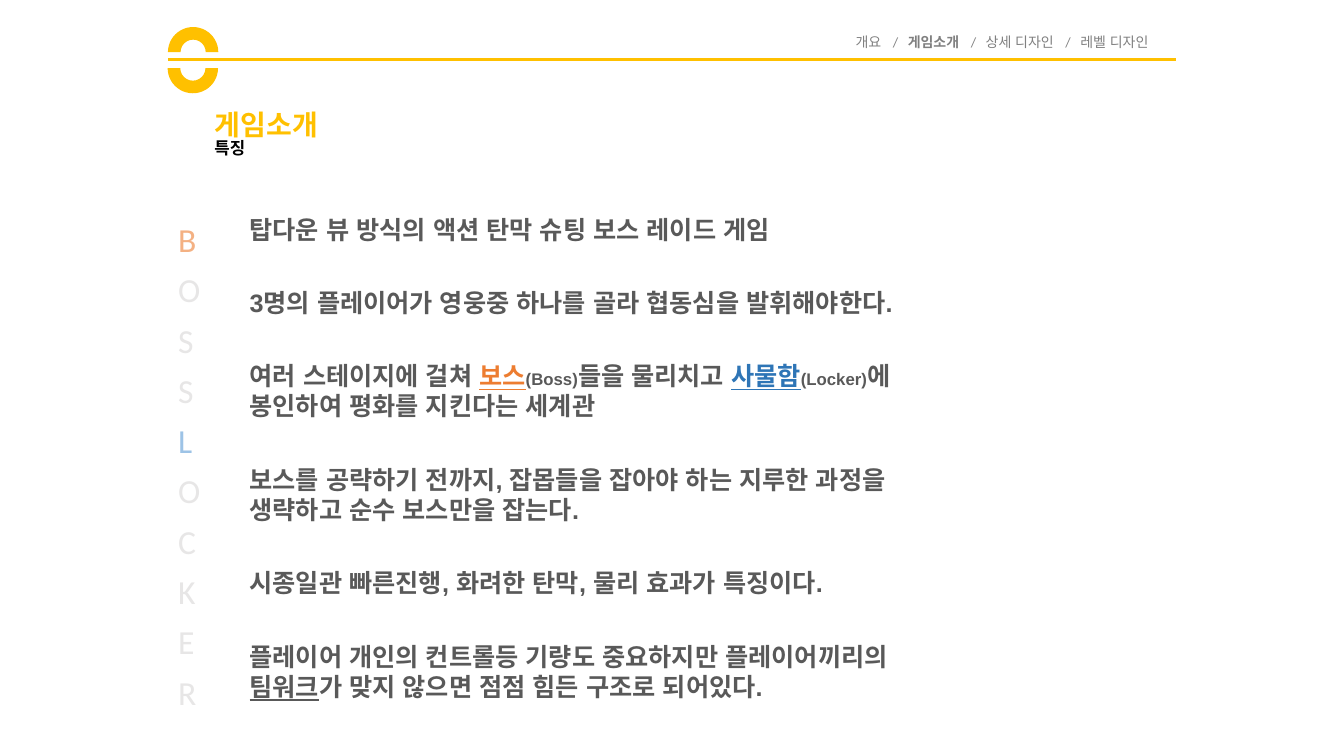
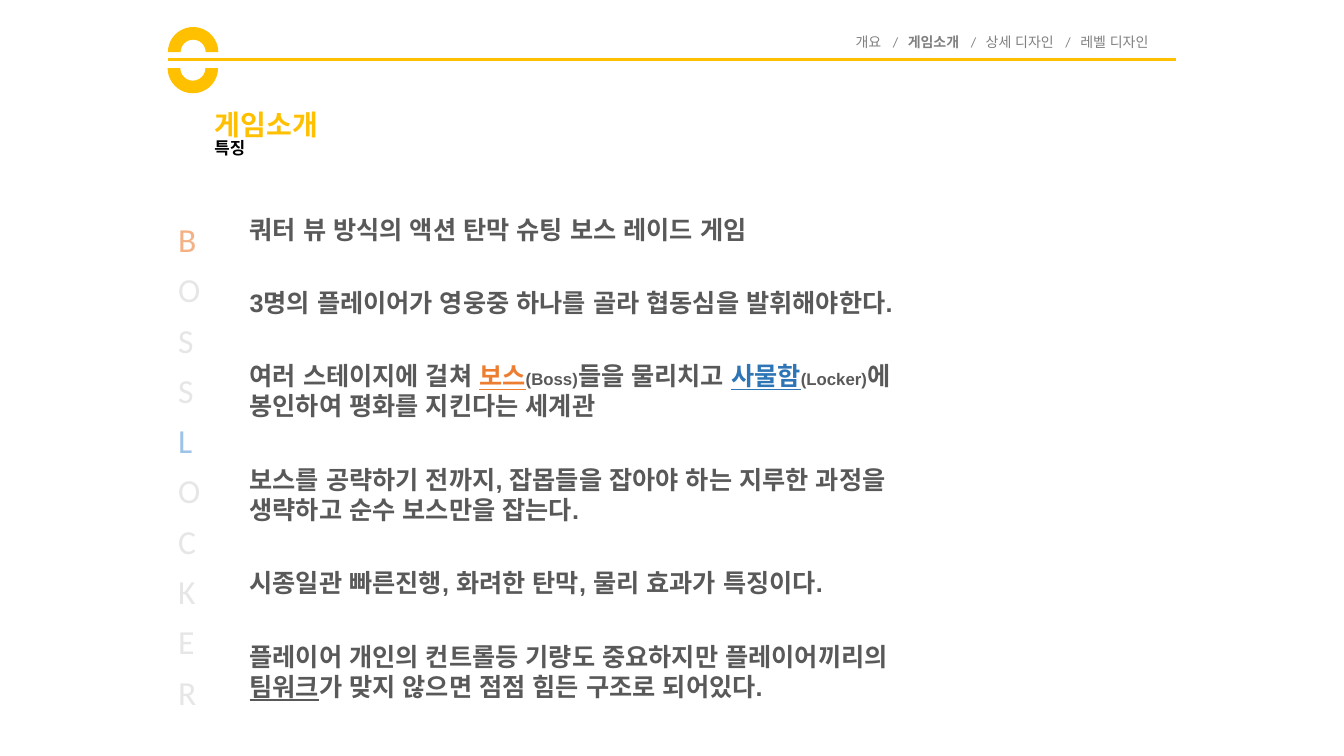
Before and after one commit to goddun/Report, a slide deck: slide 5 of boss_locker.pptx. Drawn at 1344x756 pixels with LibreOffice and Linux fonts; fonts in the diff are those of the drawing. Boxes give left, top, right and bottom in pixels: in the first picture for what was removed or moved away, otherwise in the second. Text is boxed around its words. In the diff, an @@ line names an element or a change of style, - is before the commit and + after.

```diff
--- a/boss_locker.pptx
+++ b/boss_locker.pptx
@@ text at [250, 218, 746, 242]: text changed @@
-탑다운 뷰 방식의 액션 탄막 슈팅 보스 레이드 게임
+쿼터 뷰 방식의 액션 탄막 슈팅 보스 레이드 게임
```
Also in this commit, not shown: 3 other slides changed, 1 other file.
